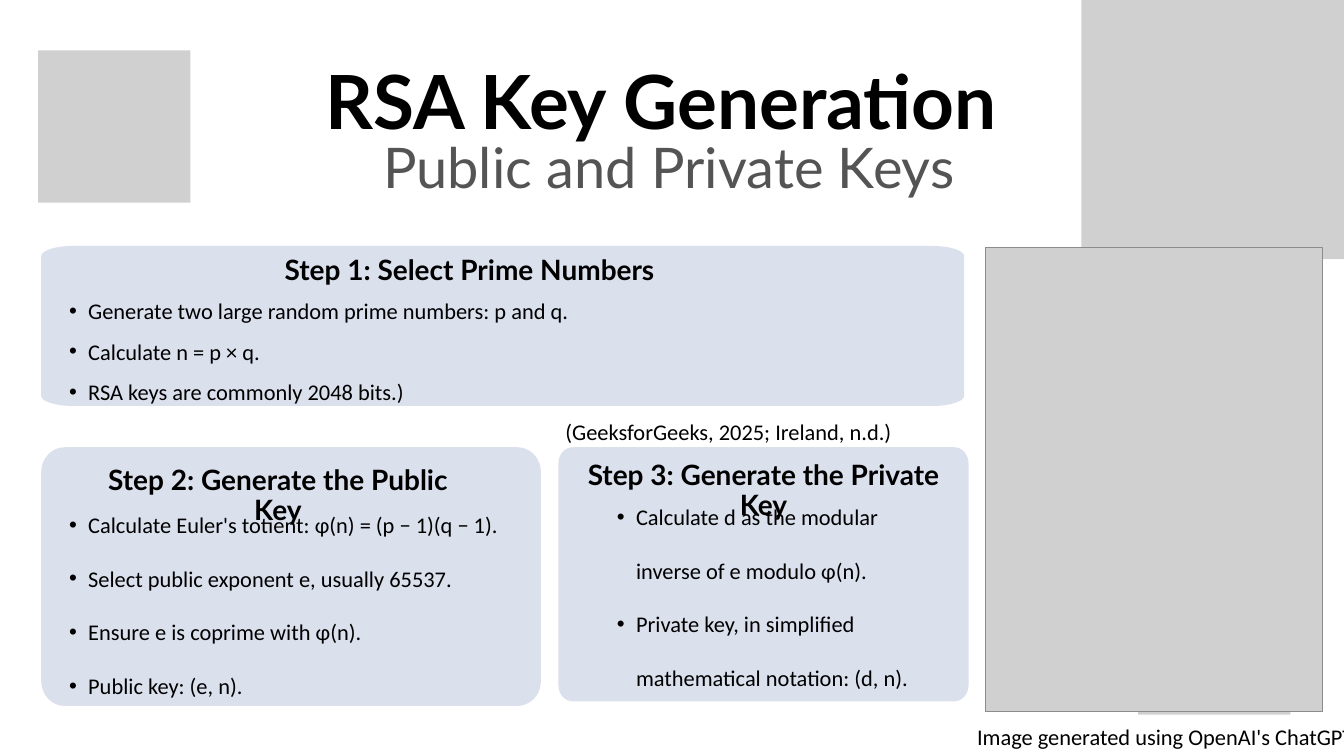
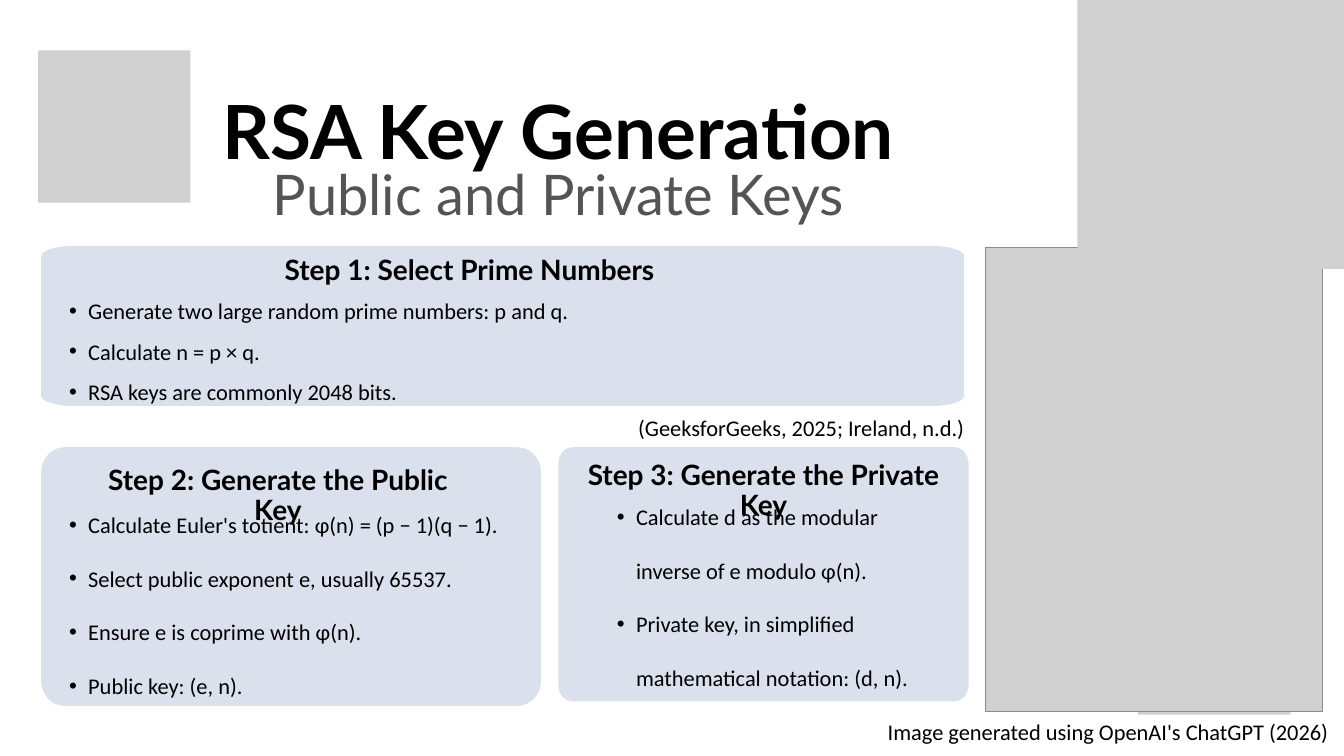
Before and after one commit to Muffinszer/cep146-teamproject1, a slide deck: slide 4 of CEP146NBB_Project1.pptx. Drawn at 1344x756 pixels with LibreOffice and Linux fonts; fonts in the diff are those of the drawing; grey boxes stand for pictures; background and template pictures are left out. Boxes give left, top, right and bottom in pixels: in the first picture for what was removed or moved away, otherwise in the second. Text is boxed around its words. In the diff, an @@ line names an element or a change of style, - is before the commit and + after.

Commit message:
Edited alignment and format
Edited alignment and format

```diff
--- a/CEP146NBB_Project1.pptx
+++ b/CEP146NBB_Project1.pptx
@@ picture: place and size @@
-picture at [1081,0,1344,259]
+picture at [1077,0,1344,269]
@@ text "RSA Key Generation": place and size @@
-text "RSA Key Generation" at [325,73,996,142]
+text "RSA Key Generation" at [222,103,894,172]
@@ text "Public and Private Keys": place and size @@
-text "Public and Private Keys" at [383,139,954,198]
+text "Public and Private Keys" at [273,166,844,225]
@@ text at [88,384,397,404]: text changed @@
-  • RSA keys are commonly 2048 bits.)
-  (GeeksforGeeks, 2025; Ireland, n.d.)
+  • RSA keys are commonly 2048 bits.
@@ text added at [638,420,964,439], 24 pt, text #000000 @@
+  (GeeksforGeeks, 2025; Ireland, n.d.)
@@ text "Image generated using OpenAI's ChatGPT ..." rewrapped from [977,729,1344,749] to [888,724,1328,744] @@
```
Also in this commit, not shown: 8 other slides changed.
